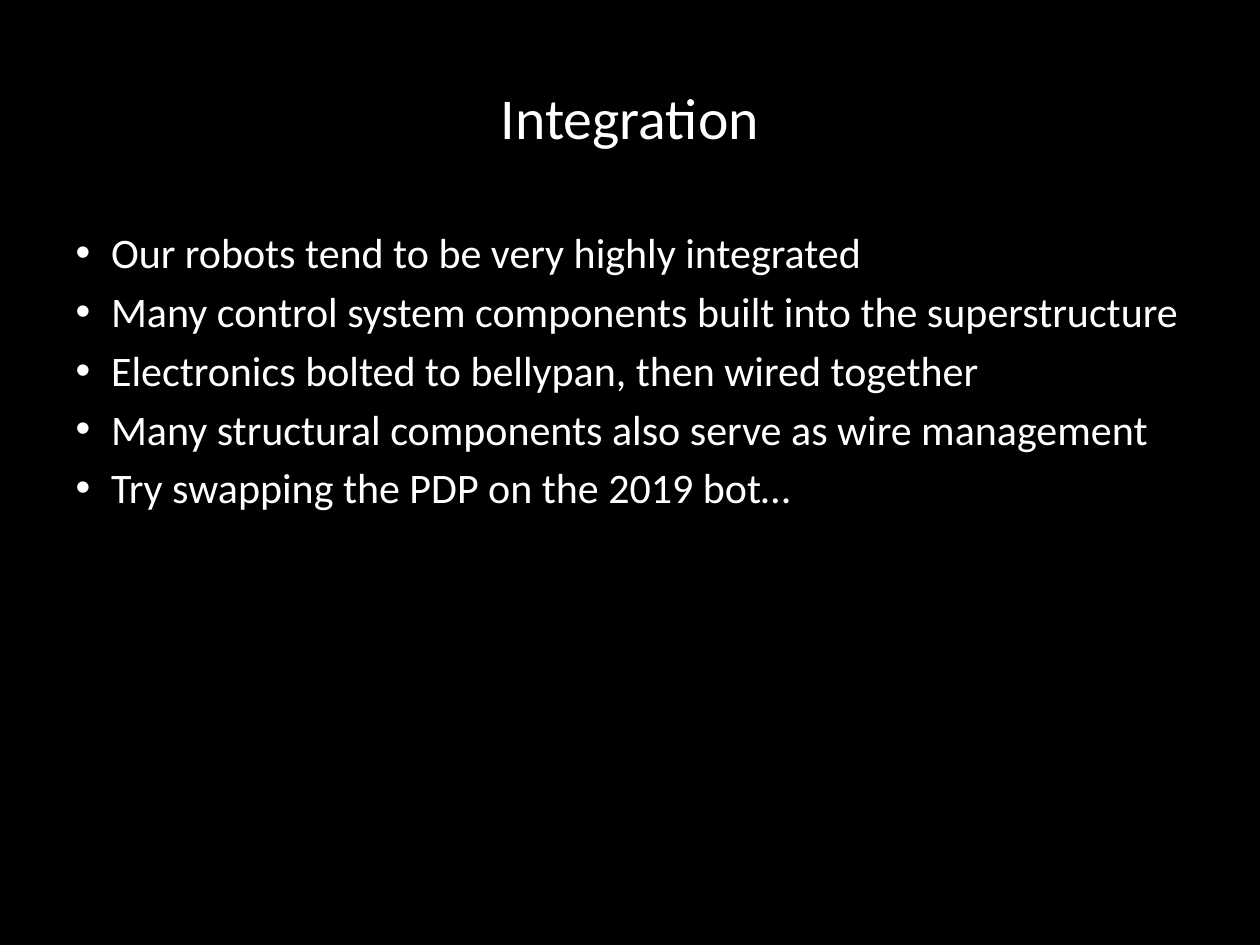
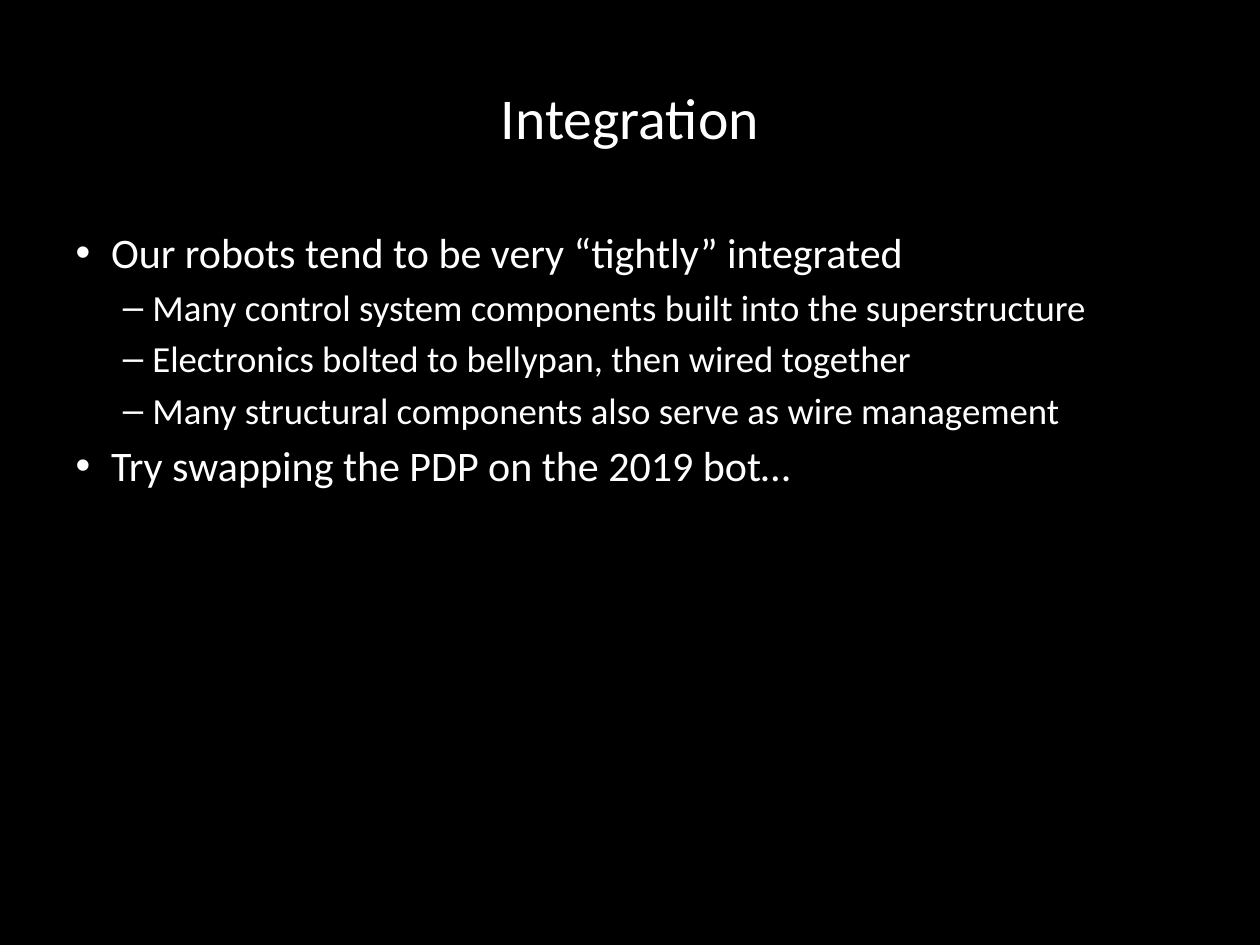
Before and after one commit to carlosgj/FRC-Training, a slide deck: slide 4 of Line-Replaceable Units.pptx (slide 5 before the commit). Drawn at 1260x945 pixels with LibreOffice and Linux fonts; fonts in the diff are those of the drawing; background and template pictures are left out. Boxes give left, top, right and bottom in pixels: in the first picture for what was removed or moved away, otherwise in the second. Text is boxed around its words. In the diff, an @@ line names an element or a change of style, - is before the commit and + after.

```diff
--- a/Line-Replaceable Units.pptx
+++ b/Line-Replaceable Units.pptx
@@ text at [111, 238, 903, 276]: text changed @@
-• Our robots tend to be very highly integrated
+• Our robots tend to be very “tightly” integrated
@@ text at [152, 295, 1085, 431]: size 24 to 21 pt in "Many control system components built into the ...", "Electronics bolted to bellypan, then wired together", "Many structural components also serve as wire ..."; bullet • to –; list level 1 to 2 in "Many control system components built ..."; list level 1 to 2 in "Electronics bolted to bellypan, then ..."; list level 1 to 2 in "Many structural components also serve ..." @@
```
Also in this commit, not shown: 1 other slide changed, 2 slides added, 1 slide removed.
